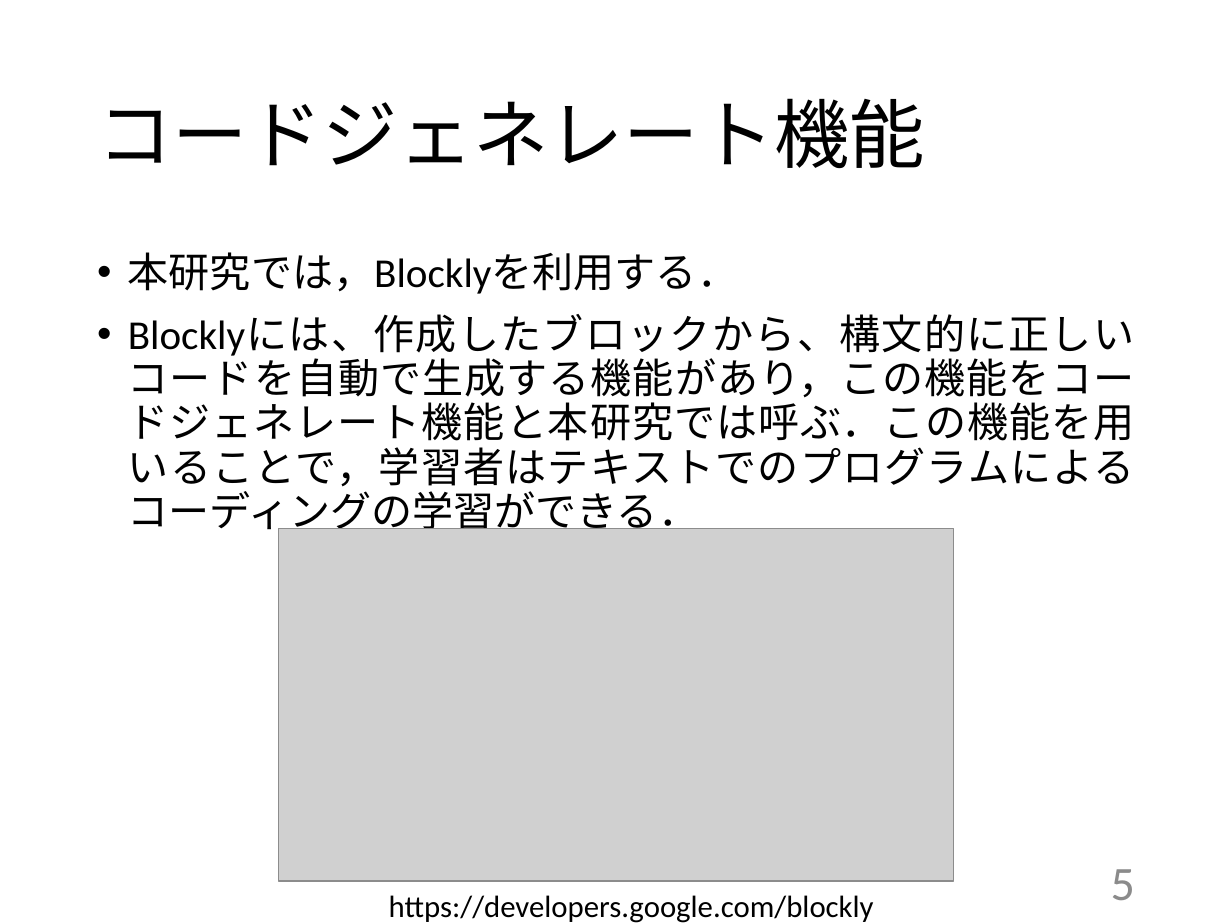
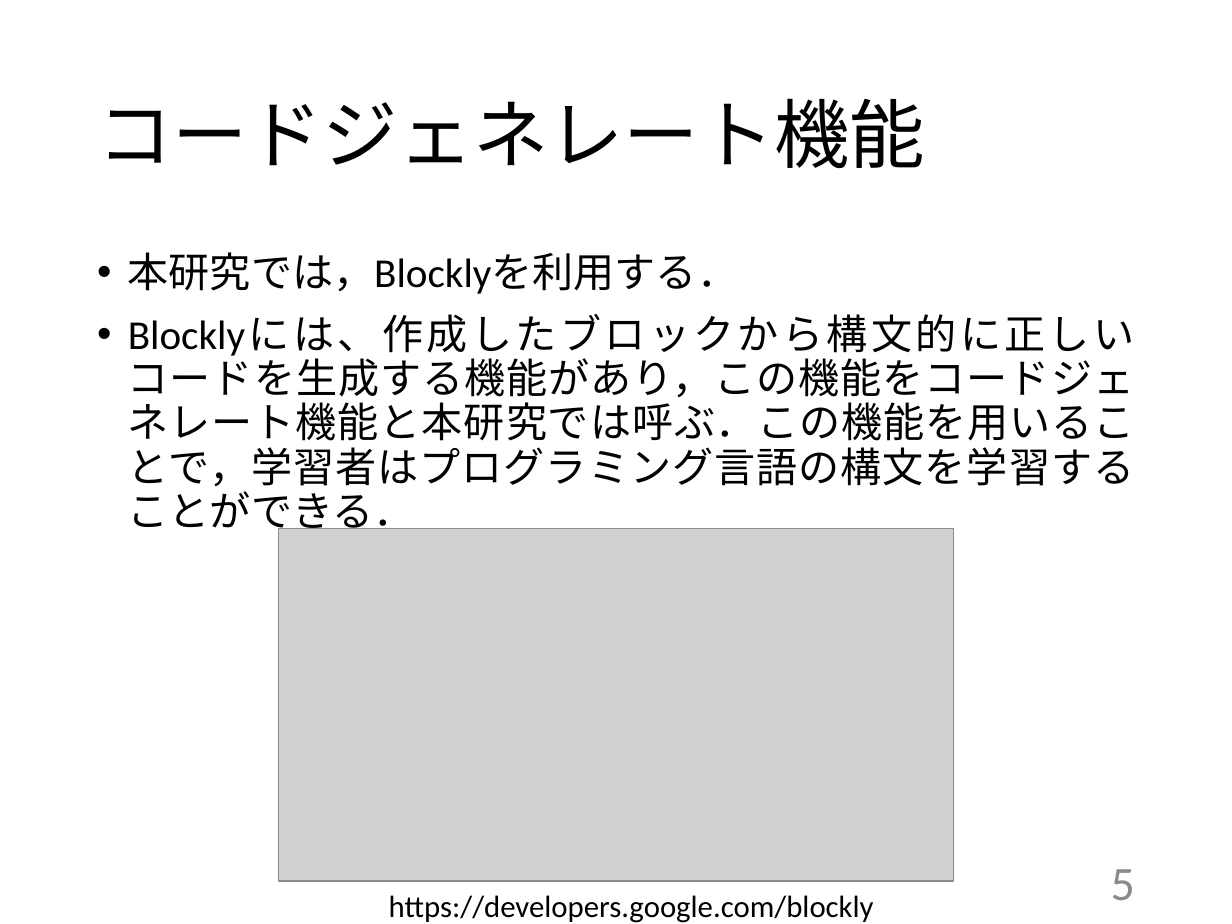
Before and after one commit to kait-takanolab/1821121-shimaoka-thesis, a slide deck: slide 5 of 1821121_shimaoka_tyuukan.pptx. Drawn at 1232x924 pixels with LibreOffice and Linux fonts; fonts in the diff are those of the drawing; grey boxes stand for pictures. Boxes give left, top, right and bottom in pixels: in the first picture for what was removed or moved away, otherwise in the second. Text is boxed around its words. In the diff, an @@ line names an element or a change of style, - is before the commit and + after.

```diff
--- a/1821121_shimaoka_tyuukan.pptx
+++ b/1821121_shimaoka_tyuukan.pptx
@@ text at (128, 315, 1135, 537): text changed @@
-• Blocklyには、作成したブロックから、構文的に正しいコードを自動で生成する機能があり，この機能をコードジェネレート機能と本研究では呼ぶ．この機能を用いることで，学習者はテキストでのプログラムによるコーディングの学習ができる．
+• Blocklyには、作成したブロックから構文的に正しいコードを生成する機能があり，この機能をコードジェネレート機能と本研究では呼ぶ．この機能を用いることで，学習者はプログラミング言語の構文を学習することができる．
```
Also in this commit, not shown: 4 other slides changed.
